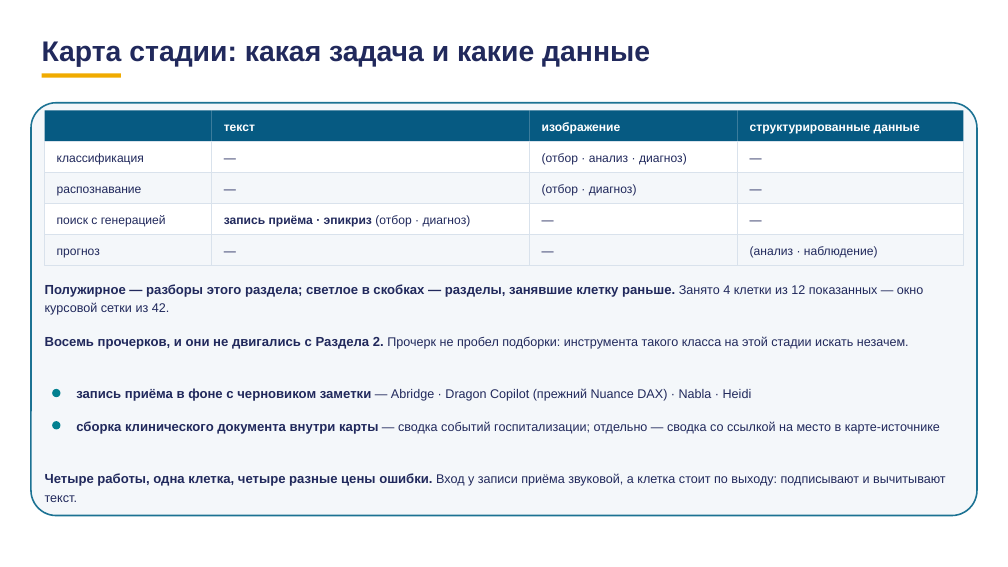
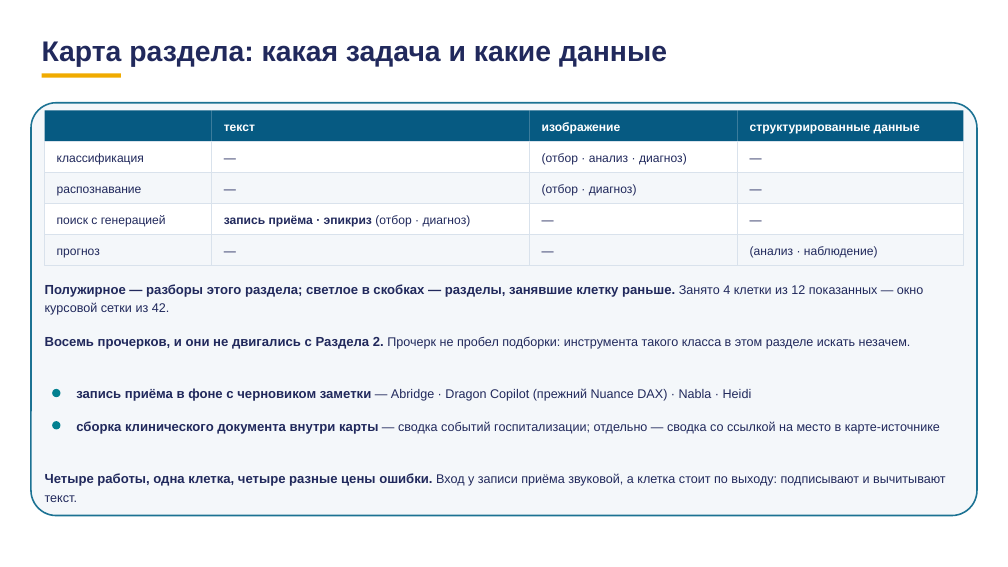
Before and after one commit to tellina-study/AI-usage-lessons, a slide deck: slide 64 of library/lectures/lec-07/rework/deck/lec-07-karkas.pptx. Drawn at 1008x567 pixels with LibreOffice and Linux fonts; fonts in the diff are those of the drawing. Boxes give left, top, right and bottom in pixels: in the first picture for what was removed or moved away, otherwise in the second. Text is boxed around its words. In the diff, an @@ line names an element or a change of style, - is before the commit and + after.

```diff
--- a/library/lectures/lec-07/rework/deck/lec-07-karkas.pptx
+++ b/library/lectures/lec-07/rework/deck/lec-07-karkas.pptx
@@ text at (x1=42, y1=41, x2=667, y2=67): text changed @@
-Карта стадии: какая задача и какие данные
+Карта раздела: какая задача и какие данные
@@ text at (x1=45, y1=337, x2=911, y2=349): text changed @@
-Восемь прочерков, и они не двигались с Раздела 2. Прочерк не пробел подборки: инструмента такого класса на этой стадии искать незачем.
+Восемь прочерков, и они не двигались с Раздела 2. Прочерк не пробел подборки: инструмента такого класса в этом разделе искать незачем.
```
Also in this commit, not shown: 6 other slides changed, 2 other files.
